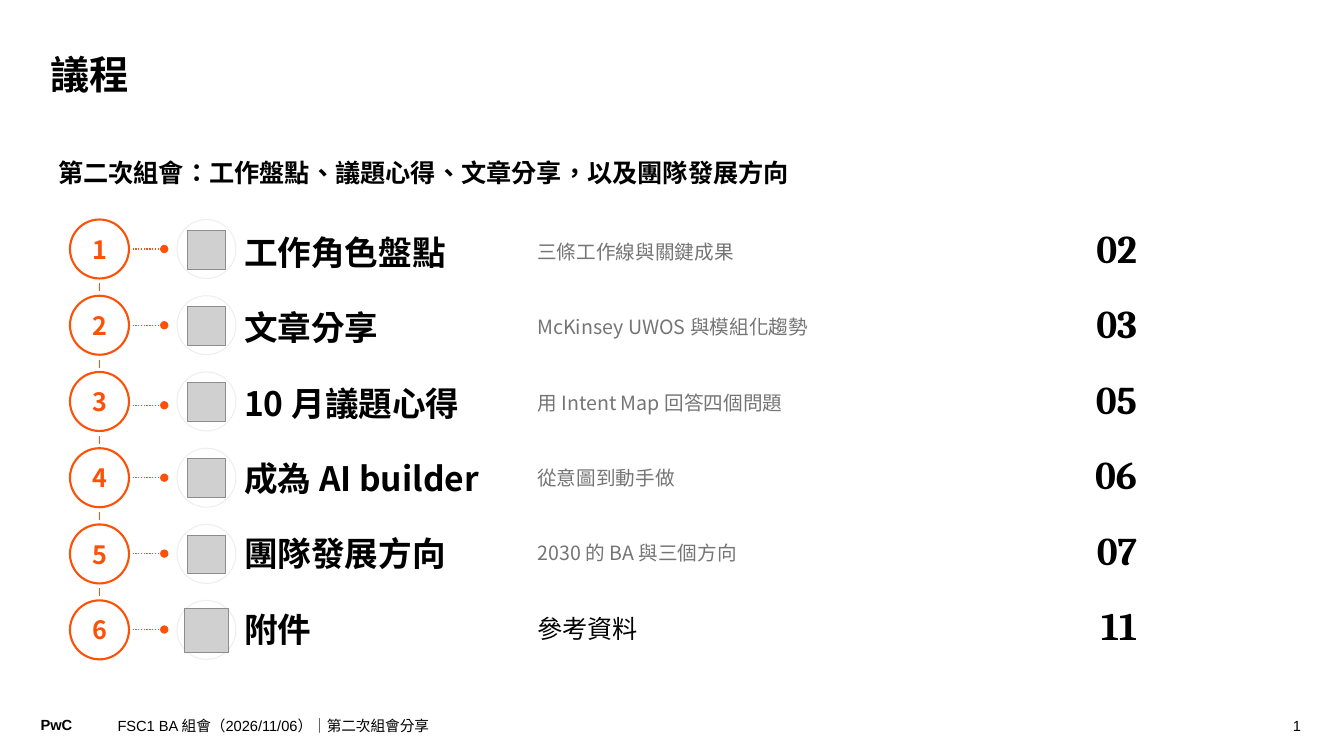
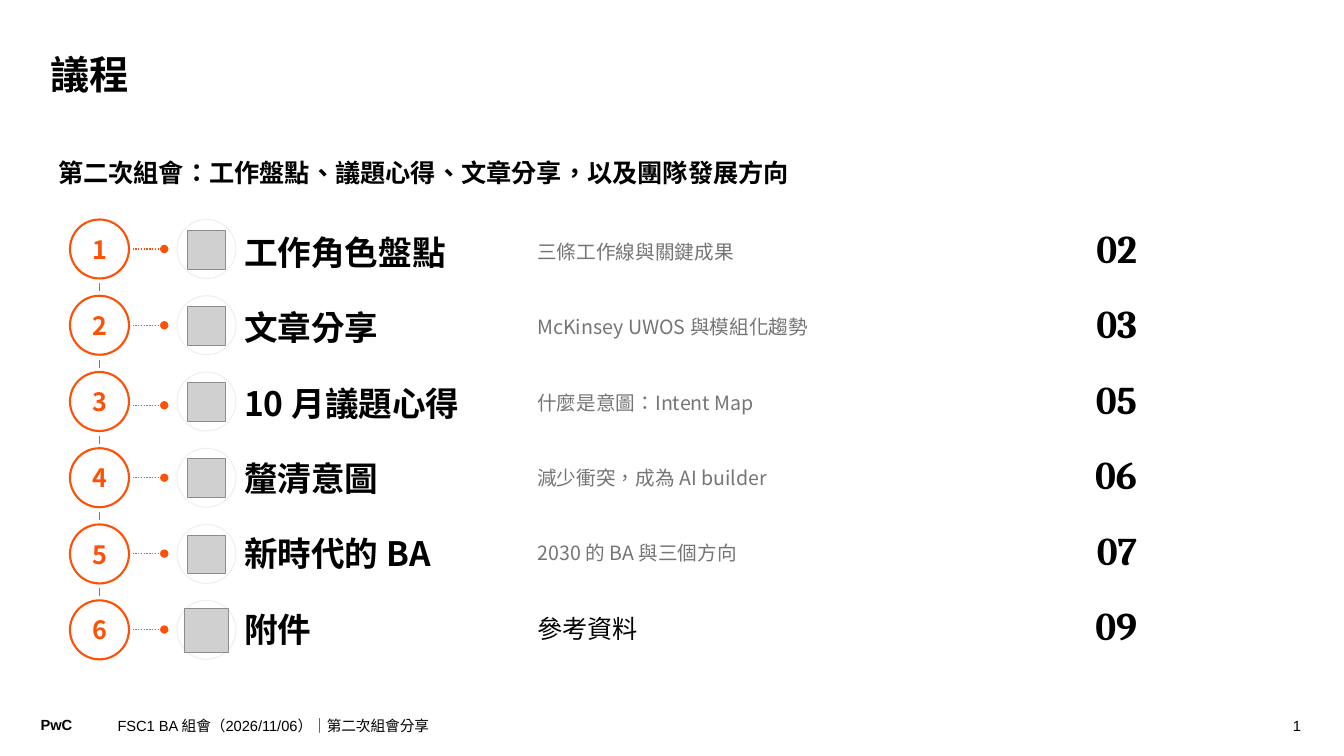
Before and after one commit to Robshao/PwC_FSC1, a slide deck: slide 1 of pwc-fsc1-ai-short-vid/07-ba-team-meeting-1021/BA組會分享_1106.pptx. Drawn at 1344x756 pixels with LibreOffice and Linux fonts; fonts in the diff are those of the drawing; grey boxes stand for pictures. Boxes give left, top, right and bottom in pixels: in the first picture for what was removed or moved away, otherwise in the second. Text is boxed around its words. In the diff, an @@ line names an element or a change of style, - is before the commit and + after.

```diff
--- a/pwc-fsc1-ai-short-vid/07-ba-team-meeting-1021/BA組會分享_1106.pptx
+++ b/pwc-fsc1-ai-short-vid/07-ba-team-meeting-1021/BA組會分享_1106.pptx
@@ table at (x1=244, y1=213, x2=1137, y2=665) @@
-row 3, column 2: 用 Intent Map 回答四個問題
+row 3, column 2: 什麼是意圖：Intent Map
-row 4, column 1: 成為 AI builder
+row 4, column 1: 釐清意圖
-row 4, column 2: 從意圖到動手做
+row 4, column 2: 減少衝突，成為 AI builder
-row 5, column 1: 團隊發展方向
+row 5, column 1: 新時代的 BA
-row 6, column 3: 11
+row 6, column 3: 09
```
Also in this commit, not shown: 7 other slides changed, 2 slides removed, 2 other files.
